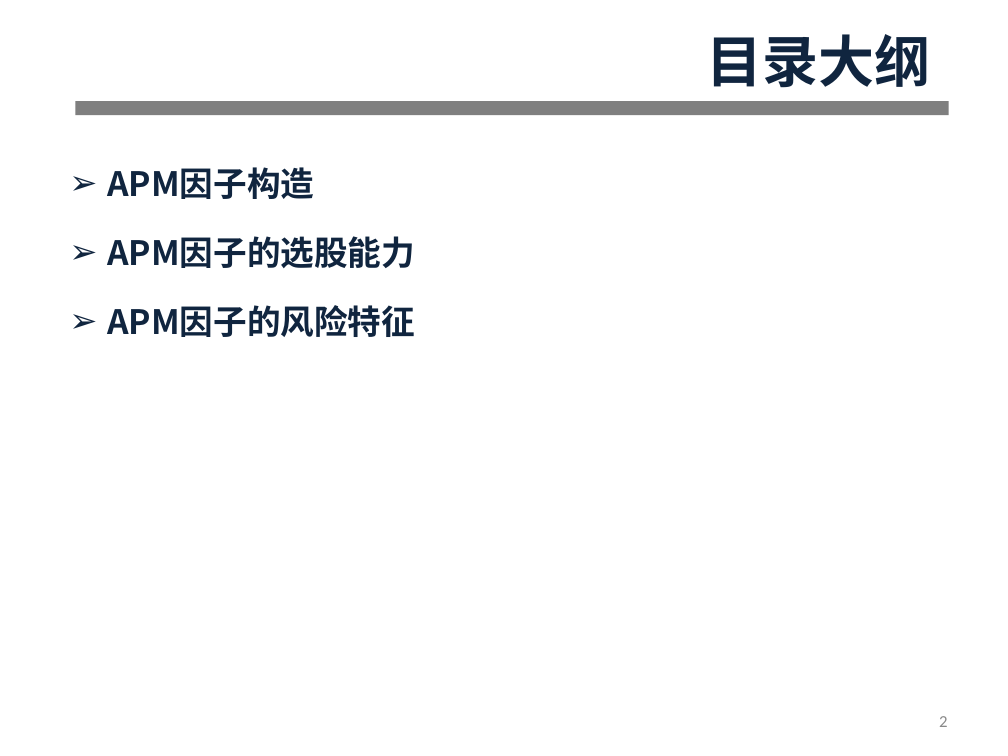
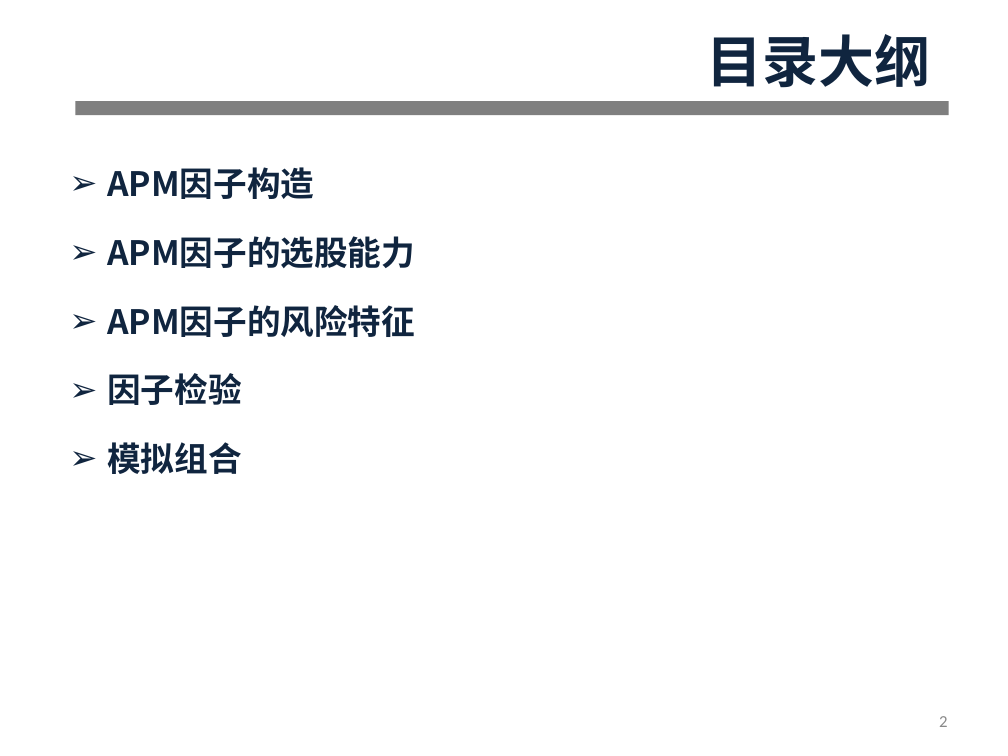
Before and after one commit to rafs/MultiFactor, a slide deck: slide 2 of doc/APM因子.ppt. Drawn at 1008x756 pixels with LibreOffice and Linux fonts; fonts in the diff are those of the drawing. Boxes give left, top, right and bottom in pixels: in the first picture for what was removed or moved away, otherwise in the second. Text is boxed around its words. In the diff, an @@ line names an element or a change of style, - is before the commit and + after.

```diff
--- a/doc/APM因子.ppt
+++ b/doc/APM因子.ppt
@@ text at box(107, 373, 241, 474): paragraphs added @@
+➢ 因子检验
+➢ 模拟组合
```
Also in this commit, not shown: 16 slides added, 5 other files.
